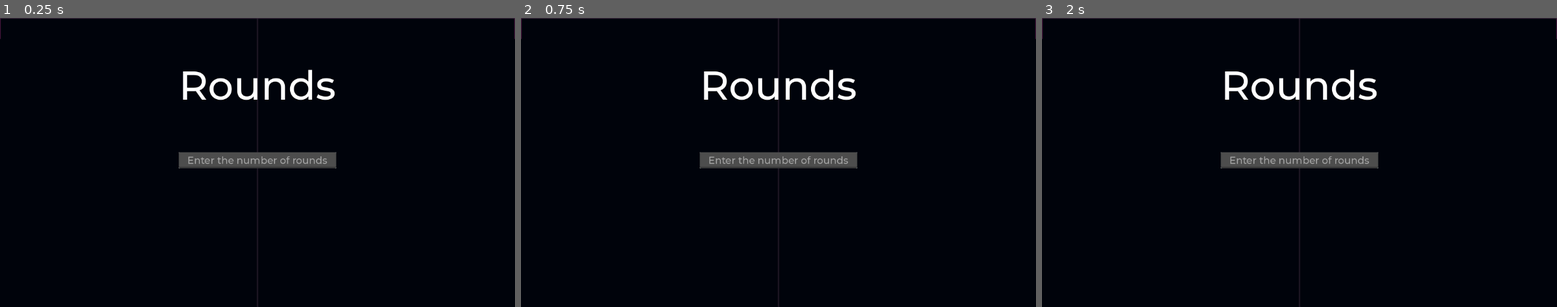
Above: before the commit, frames 1-3 (left to right).
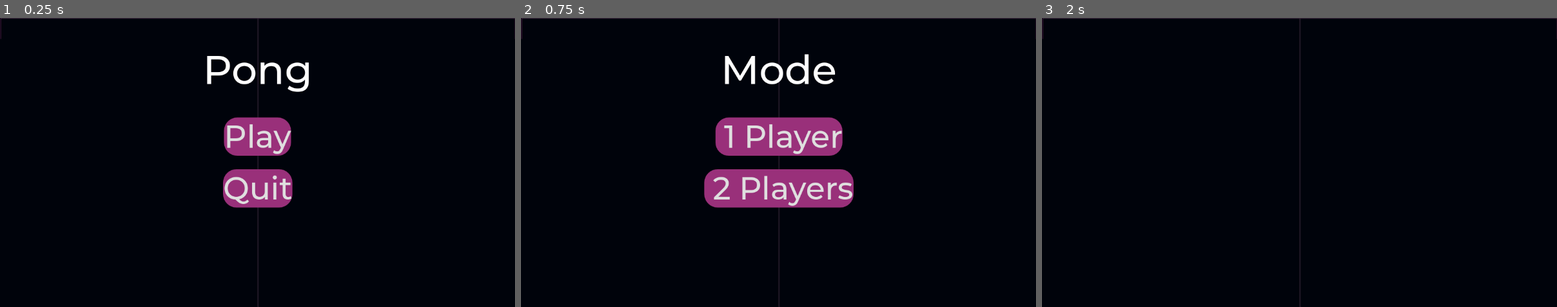
Above: after the commit, the same moments.

Repository: ginocarlo01/PongInGodot
Game: Godot game, scene res://scenes/main.tscn
Two runs of this game, one before a commit and one after it. Both use one fixed random seed, a clock stepped at 60 frames per second and the inputs below.
Inputs (mouse positions are in pixels of both pictures, inside the frame that each line leads up to):
- Up to frame 1 (0.25 s): no input
- Up to frame 2 (0.75 s): click (778, 136) at 0.5 s, where only the run after the commit has a clickable "Play"
- Up to frame 3 (2 s): click (1299, 188) at 1.25 s, where only the run after the commit has a clickable "2 Players"

The runs differ from the first frame. In frame 1, 6.7% of the frame differs, in the area x 0-100%, y 0-66%; in frame 2, 10%; in frame 3, 2.9%.

Commit message:
UI added

Diff:
--- a/new-game-project/project.godot
+++ b/new-game-project/project.godot
@@ -18,6 +18,7 @@
 [autoload]
 
 BgSfx="*res://scenes/bg_sfx.tscn"
+GameParams="*res://singleton/game_parameters.gd"
 
 [input]
 
--- a/new-game-project/scenes/ball.gd
+++ b/new-game-project/scenes/ball.gd
@@ -4,10 +4,18 @@
 signal leftWallSignal
 signal rightWallSignal
 
+signal collided
+
 @export var speed : int
 var newSpeed : int
 @export var accel : int = 25
 @export var possibleDirections := []
+
+@export var easySpeed : int
+@export var normalSpeed : int
+@export var hardSpeed : int
+
+@export var pivotSprite : Node2D
 
 const MAX_Y_VECTOR : float = 0.9
 
@@ -18,11 +26,16 @@
 func _ready() -> void:
 	randomize()
 	canStart = false
-	hide()
-
+	pivotSprite.hide()
 
 func start(pos):
 	randomSpeed()
+	if GameParams.level == 1:
+		speed = easySpeed
+	elif GameParams.level == 2:
+		speed = normalSpeed
+	elif GameParams.level == 3:
+		speed = hardSpeed
 	newSpeed = speed
 	position = pos
 	startPos = pos
@@ -40,6 +53,8 @@
 	direction = possibleDirections[randi() % possibleDirections.size()]
 
 	direction.normalized()
+	pivotSprite.rotation = Vector2(1,0).angle_to(direction)
+	pivotSprite.show()
 
 func _physics_process(delta: float) -> void:
 	if !canStart:
@@ -49,11 +64,15 @@
 	if collision:
 		collider = collision.get_collider()
 		if collider.is_in_group("Player") or collider.is_in_group("Machine"):
+			collided.emit()
 			newSpeed += accel
 			direction = new_direction(collider)
 
 		elif collider.is_in_group("Wall"):
 			direction = direction.bounce(collision.get_normal())
+
+		#pivotSprite.rotate(direction.x)
+		pivotSprite.rotation = Vector2(1,0).angle_to(direction)
 
 
 func new_direction(collider):
@@ -74,8 +93,8 @@
 
 func _on_warner_left_body_entered(body: Node2D) -> void:
 	leftWallSignal.emit()
-	#newBall()
+	pivotSprite.hide()
 
 func _on_warner_right_body_entered(body: Node2D) -> void:
 	rightWallSignal.emit()
-	#newBall()
+	pivotSprite.hide()
--- a/new-game-project/scenes/ball.tscn
+++ b/new-game-project/scenes/ball.tscn
@@ -1,15 +1,24 @@
-[gd_scene load_steps=4 format=3 uid="uid://cqo2r7thliwx"]
+[gd_scene load_steps=5 format=3 uid="uid://cqo2r7thliwx"]
 
 [ext_resource type="Script" path="res://scenes/ball.gd" id="1_kf6pw"]
+[ext_resource type="Texture2D" uid="uid://dudnu1ev3yd8c" path="res://art/BallMotion.png" id="2_0gyu5"]
 [ext_resource type="Texture2D" uid="uid://dskewofm6fnlr" path="res://art/Ball.png" id="2_vij78"]
 
 [sub_resource type="CircleShape2D" id="CircleShape2D_ei6s2"]
 radius = 22.0907
 
-[node name="Ball" type="CharacterBody2D"]
+[node name="Ball" type="CharacterBody2D" node_paths=PackedStringArray("pivotSprite")]
 collision_mask = 2
 script = ExtResource("1_kf6pw")
 possibleDirections = [Vector2(1, 1), Vector2(-1, 1), Vector2(1, -1), Vector2(-1, -1)]
+pivotSprite = NodePath("pivot")
+
+[node name="pivot" type="Node2D" parent="."]
+
+[node name="Effect" type="Sprite2D" parent="pivot"]
+position = Vector2(-14, 0.999999)
+rotation = 0.802009
+texture = ExtResource("2_0gyu5")
 
 [node name="Sprite2D" type="Sprite2D" parent="."]
 texture = ExtResource("2_vij78")
--- a/new-game-project/scenes/bg_sfx.tscn
+++ b/new-game-project/scenes/bg_sfx.tscn
@@ -5,3 +5,4 @@
 [node name="BgSFX" type="AudioStreamPlayer2D"]
 stream = ExtResource("1_nkymo")
 autoplay = true
+parameters/looping = true
--- a/new-game-project/scenes/in_game_ui.gd
+++ b/new-game-project/scenes/in_game_ui.gd
@@ -5,15 +5,13 @@
 @export var startLabel : Label
 @export var startTimer : Timer
 
-func _on_point_manager_point_changed(player: bool, points: int) -> void:
-	if !player:
-		machinePoints.text = str(points)
-	else:
-		playerPoints.text = str(points)
-
 func _process(delta: float) -> void:
 	startLabel.text = str(int(startTimer.time_left)+1)
 
-
 func _on_start_game_timeout() -> void:
 	startLabel.hide()
+
+
+func _on_main_send_points_ui(player: int, machine: int) -> void:
+	machinePoints.text = str(machine)
+	playerPoints.text = str(player)
--- a/new-game-project/scenes/machine.gd
+++ b/new-game-project/scenes/machine.gd
@@ -1,5 +1,9 @@
 class_name Machine
 extends StaticBody2D
+
+@export var easySpeed : int
+@export var normalSpeed : int
+@export var hardSpeed : int
 
 @export var speed : int
 @export var ball : Ball
@@ -12,10 +16,16 @@
 func _ready() -> void:
 	screen_size = get_viewport_rect().size
 	object_size = $CollisionShape2D.shape.get_rect().size
-	hide()
+
 
 func start(pos):
 	position = pos
+	if GameParams.level == 1:
+		speed = easySpeed
+	elif GameParams.level == 2:
+		speed = normalSpeed
+	elif GameParams.level == 3:
+		speed = hardSpeed
 	canMove = true
 	show()
 
@@ -41,7 +51,6 @@
 	else:
 		moveBy = dist
 
-
 	position.y -= moveBy
 
 	position = position.clamp(Vector2.ZERO + Vector2(0, 47) + object_size/2, screen_size - object_size/2)
--- a/new-game-project/scenes/main.gd
+++ b/new-game-project/scenes/main.gd
@@ -1,4 +1,8 @@
+class_name Main
 extends Node2D
+
+signal finished(player : bool, machine :  bool)
+signal sendPointsUI(player : int, machine :  int)
 
 @export var ball : Ball
 @export var player : Player
@@ -13,24 +17,76 @@
 
 @export var startLabel : Label
 
+var roundsCounter : int = 0
+var playerCounter : int = 0
+var machineCounter : int = 0
+
 func _ready() -> void:
+	ball.position = startBallPosition.position
+	player.position = startPlayerPosition.position
+	machine.position = startMachinePosition.position
+
+func startTheGame():
 	startTimer.start()
+	startLabel.show()
+
+	roundsCounter = 0
+	playerCounter = 0
+	machineCounter = 0
+	sendPointsUI.emit(playerCounter, machineCounter)
 
 func _on_start_game_timeout() -> void:
+	setAllObjects(true)
 	ball.start(startBallPosition.position)
 	player.start(startPlayerPosition.position)
 	machine.start(startMachinePosition.position)
-	counterTimer.start()
+	if counterTimer.is_stopped():
+		counterTimer.start()
 
 func _on_ball_2_left_wall_signal() -> void:
-	stopGame()
+	stopGame(false)
 
 func _on_ball_2_right_wall_signal() -> void:
-	stopGame()
+	stopGame(true)
 
-func stopGame():
-	player.canMove = false
-	player.hide()
-	machine.hide()
+func stopGame(playerWon : bool):
+	roundsCounter+=1
+	ball.position = startBallPosition.position
+	player.position = startPlayerPosition.position
+	machine.position = startMachinePosition.position
+
+	if playerWon:
+		playerCounter+=1
+	else:
+		machineCounter+=1
+	sendPointsUI.emit(playerCounter, machineCounter)
+	if checkGameOver():
+		return
+	setAllObjects(false)
+
+
+	startTimer.start()
 	startLabel.show()
-	startTimer.start()
+
+func checkGameOver():
+	if roundsCounter >= GameParams.rounds:
+		counterTimer.stop()
+		if playerCounter > machineCounter:
+			finished.emit(true, false)
+		elif playerCounter < machineCounter:
+			finished.emit(false, true)
+		else:
+			finished.emit(true, true)
+		setAllObjects(false)
+		return true
+	else:
+		return false
+
+func setAllObjects(value : bool):
+	player.set_process(value)
+	player.set_physics_process(value)
+	machine.set_process(value)
+	machine.set_physics_process(value)
+	ball.position = startBallPosition.position
+	ball.set_process(value)
+	ball.set_physics_process(value)
--- a/new-game-project/scenes/main.tscn
+++ b/new-game-project/scenes/main.tscn
@@ -11,6 +11,7 @@
 [ext_resource type="Script" path="res://scenes/in_game_ui.gd" id="5_w6ovs"]
 [ext_resource type="Script" path="res://scenes/time_manager.gd" id="6_2ni01"]
 [ext_resource type="Script" path="res://scenes/sfxManager.gd" id="11_dfy8c"]
+[ext_resource type="Script" path="res://scenes/start_game_ui.gd" id="11_lc26o"]
 [ext_resource type="AudioStream" uid="uid://ch54o3ex70vcx" path="res://sfx/Death.wav" id="11_ncq2n"]
 [ext_resource type="AudioStream" uid="uid://rm4sebhcu1wr" path="res://sfx/good.mp3" id="12_jxriw"]
 [ext_resource type="AudioStream" uid="uid://nbl83ffrf4yu" path="res://sfx/Start.wav" id="14_2ckkn"]
@@ -43,6 +44,7 @@
 corner_radius_bottom_left = 30
 
 [node name="Main" type="Node2D" node_paths=PackedStringArray("ball", "player", "machine", "startBallPosition", "startPlayerPosition", "startMachinePosition", "startTimer", "counterTimer", "startLabel")]
+position = Vector2(1, 0)
 script = ExtResource("1_u8cia")
 ball = NodePath("Ball2")
 player = NodePath("Player")
@@ -66,6 +68,9 @@
 
 [node name="Machine" parent="." node_paths=PackedStringArray("ball") groups=["Machine"] instance=ExtResource("5_fgki7")]
 collision_layer = 8
+easySpeed = 300
+normalSpeed = 450
+hardSpeed = 600
 speed = 300
 ball = NodePath("../Ball2")
 
@@ -73,6 +78,9 @@
 position = Vector2(615, 288)
 collision_mask = 14
 speed = 400
+easySpeed = 400
+normalSpeed = 600
+hardSpeed = 800
 
 [node name="Walls" type="Node2D" parent="."]
 position = Vector2(576, 0)
@@ -211,98 +219,127 @@
 theme_override_font_sizes/font_size = 50
 text = "0"
 
-[node name="MarginContainer" type="MarginContainer" parent="UI"]
+[node name="StartGameUI" type="MarginContainer" parent="UI" node_paths=PackedStringArray("titleCont", "modelCont", "diffCont", "roundsCont", "titleButt", "modeButt", "diffButt", "bgImage", "victCont", "victLabel", "main")]
 layout_mode = 0
 offset_right = 1152.0
 offset_bottom = 648.0
-
-[node name="TextureRect" type="TextureRect" parent="UI/MarginContainer"]
+script = ExtResource("11_lc26o")
+titleCont = NodePath("Title")
+modelCont = NodePath("ModeLabel")
+diffCont = NodePath("DifficultyLabel")
+roundsCont = NodePath("Rounds")
+titleButt = NodePath("Buttons")
+modeButt = NodePath("Mode2")
+diffButt = NodePath("Difficulty")
+bgImage = NodePath("TextureRect")
+victCont = NodePath("Victory")
+victLabel = NodePath("Victory/Label")
+main = NodePath("../..")
+
+[node name="TextureRect" type="TextureRect" parent="UI/StartGameUI"]
+visible = false
 layout_mode = 2
 texture = ExtResource("3_uoxx2")
 
-[node name="Title" type="VBoxContainer" parent="UI/MarginContainer"]
+[node name="Title" type="VBoxContainer" parent="UI/StartGameUI"]
 visible = false
 layout_mode = 2
 size_flags_horizontal = 4
 size_flags_vertical = 0
 theme_override_constants/separation = 60
 
-[node name="Control" type="Control" parent="UI/MarginContainer/Title"]
-layout_mode = 2
-
-[node name="Label" type="Label" parent="UI/MarginContainer/Title"]
+[node name="Control" type="Control" parent="UI/StartGameUI/Title"]
+layout_mode = 2
+
+[node name="Label" type="Label" parent="UI/StartGameUI/Title"]
 layout_mode = 2
 size_flags_horizontal = 4
 theme_override_font_sizes/font_size = 90
 text = "Pong
 "
 
-[node name="ModeLabel" type="VBoxContainer" parent="UI/MarginContainer"]
-visible = false
+[node name="Victory" type="VBoxContainer" parent="UI/StartGameUI"]
 layout_mode = 2
 size_flags_horizontal = 4
 size_flags_vertical = 0
 theme_override_constants/separation = 60
 
-[node name="Control" type="Control" parent="UI/MarginContainer/ModeLabel"]
-layout_mode = 2
-
-[node name="Label" type="Label" parent="UI/MarginContainer/ModeLabel"]
+[node name="Control" type="Control" parent="UI/StartGameUI/Victory"]
+layout_mode = 2
+
+[node name="Label" type="Label" parent="UI/StartGameUI/Victory"]
+layout_mode = 2
+size_flags_horizontal = 4
+theme_override_font_sizes/font_size = 90
+text = "Player 1 has won!"
+
+[node name="ModeLabel" type="VBoxContainer" parent="UI/StartGameUI"]
+visible = false
+layout_mode = 2
+size_flags_horizontal = 4
+size_flags_vertical = 0
+theme_override_constants/separation = 60
+
+[node name="Control" type="Control" parent="UI/StartGameUI/ModeLabel"]
+layout_mode = 2
+
+[node name="Label" type="Label" parent="UI/StartGameUI/ModeLabel"]
 layout_mode = 2
 size_flags_horizontal = 4
 theme_override_font_sizes/font_size = 90
 text = "Mode
 "
 
-[node name="DifficultyLabel" type="VBoxContainer" parent="UI/MarginContainer"]
+[node name="DifficultyLabel" type="VBoxContainer" parent="UI/StartGameUI"]
 visible = false
 layout_mode = 2
 size_flags_horizontal = 4
 size_flags_vertical = 0
 theme_override_constants/separation = 30
 
-[node name="Control" type="Control" parent="UI/MarginContainer/DifficultyLabel"]
-layout_mode = 2
-
-[node name="Label" type="Label" parent="UI/MarginContainer/DifficultyLabel"]
+[node name="Control" type="Control" parent="UI/StartGameUI/DifficultyLabel"]
+layout_mode = 2
+
+[node name="Label" type="Label" parent="UI/StartGameUI/DifficultyLabel"]
 layout_mode = 2
 size_flags_horizontal = 4
 theme_override_font_sizes/font_size = 90
 text = "Mode
 "
 
-[node name="Rounds" type="VBoxContainer" parent="UI/MarginContainer"]
+[node name="Rounds" type="VBoxContainer" parent="UI/StartGameUI"]
+visible = false
 layout_mode = 2
 size_flags_horizontal = 4
 size_flags_vertical = 0
 theme_override_constants/separation = 95
 
-[node name="Control" type="Control" parent="UI/MarginContainer/Rounds"]
-layout_mode = 2
-
-[node name="Label" type="Label" parent="UI/MarginContainer/Rounds"]
+[node name="Control" type="Control" parent="UI/StartGameUI/Rounds"]
+layout_mode = 2
+
+[node name="Label" type="Label" parent="UI/StartGameUI/Rounds"]
 layout_mode = 2
 size_flags_horizontal = 4
 theme_override_font_sizes/font_size = 90
 text = "Rounds"
 
-[node name="PanelContainer" type="PanelContainer" parent="UI/MarginContainer/Rounds"]
+[node name="PanelContainer" type="PanelContainer" parent="UI/StartGameUI/Rounds"]
 layout_mode = 2
 theme_override_styles/panel = SubResource("StyleBoxFlat_xee4p")
 
-[node name="LineEdit" type="LineEdit" parent="UI/MarginContainer/Rounds/PanelContainer"]
-layout_mode = 2
+[node name="LineEdit" type="LineEdit" parent="UI/StartGameUI/Rounds/PanelContainer"]
+layout_mode = 2
+theme_override_font_sizes/font_size = 0
 placeholder_text = "Enter the number of rounds"
 alignment = 1
 
-[node name="Buttons" type="VBoxContainer" parent="UI/MarginContainer"]
-visible = false
+[node name="Buttons" type="VBoxContainer" parent="UI/StartGameUI"]
 layout_mode = 2
 size_flags_horizontal = 4
 size_flags_vertical = 4
 theme_override_constants/separation = 30
 
-[node name="Button" type="Button" parent="UI/MarginContainer/Buttons"]
+[node name="Play" type="Button" parent="UI/StartGameUI/Buttons"]
 layout_mode = 2
 size_flags_horizontal = 4
 size_flags_vertical = 4
@@ -311,7 +348,7 @@
 theme_override_styles/normal = SubResource("StyleBoxFlat_07fdl")
 text = "Play"
 
-[node name="Button2" type="Button" parent="UI/MarginContainer/Buttons"]
+[node name="Quit" type="Button" parent="UI/StartGameUI/Buttons"]
 layout_mode = 2
 size_flags_horizontal = 4
 size_flags_vertical = 4
@@ -321,14 +358,14 @@
 text = "Quit
 "
 
-[node name="Mode2" type="VBoxContainer" parent="UI/MarginContainer"]
+[node name="Mode2" type="VBoxContainer" parent="UI/StartGameUI"]
 visible = false
 layout_mode = 2
 size_flags_horizontal = 4
 size_flags_vertical = 4
 theme_override_constants/separation = 30
 
-[node name="1Player" type="Button" parent="UI/MarginContainer/Mode2"]
+[node name="1Player" type="Button" parent="UI/StartGameUI/Mode2"]
 layout_mode = 2
 size_flags_horizontal = 4
 size_flags_vertical = 4
@@ -337,7 +374,7 @@
 theme_override_styles/normal = SubResource("StyleBoxFlat_07fdl")
 text = " 1 Player"
 
-[node name="2Players" type="Button" parent="UI/MarginContainer/Mode2"]
+[node name="2Players" type="Button" parent="UI/StartGameUI/Mode2"]
 layout_mode = 2
 size_flags_horizontal = 4
 size_flags_vertical = 4
@@ -346,14 +383,14 @@
 theme_override_styles/normal = SubResource("StyleBoxFlat_07fdl")
 text = " 2 Players"
 
-[node name="Difficulty" type="VBoxContainer" parent="UI/MarginContainer"]
+[node name="Difficulty" type="VBoxContainer" parent="UI/StartGameUI"]
 visible = false
 layout_mode = 2
 size_flags_horizontal = 4
 size_flags_vertical = 4
 theme_override_constants/separation = 30
 
-[node name="Easy" type="Button" parent="UI/MarginContainer/Difficulty"]
+[node name="Easy" type="Button" parent="UI/StartGameUI/Difficulty"]
 layout_mode = 2
 size_flags_horizontal = 4
 size_flags_vertical = 4
@@ -362,7 +399,7 @@
 theme_override_styles/normal = SubResource("StyleBoxFlat_07fdl")
 text = "Easy"
 
-[node name="Normal" type="Button" parent="UI/MarginContainer/Difficulty"]
+[node name="Normal" type="Button" parent="UI/StartGameUI/Difficulty"]
 layout_mode = 2
 size_flags_horizontal = 4
 size_flags_vertical = 4
@@ -371,7 +408,7 @@
 theme_override_styles/normal = SubResource("StyleBoxFlat_07fdl")
 text = "Normal"
 
-[node name="Hard" type="Button" parent="UI/MarginContainer/Difficulty"]
+[node name="Hard" type="Button" parent="UI/StartGameUI/Difficulty"]
 layout_mode = 2
 size_flags_horizontal = 4
 size_flags_vertical = 4
@@ -386,9 +423,13 @@
 wait_time = 3.0
 one_shot = true
 
-[node name="SFX" type="Node2D" parent="."]
+[node name="SFX" type="Node2D" parent="." node_paths=PackedStringArray("deathSFX", "victorySFX", "startSFX", "hitSFX")]
 position = Vector2(100, 324)
 script = ExtResource("11_dfy8c")
+deathSFX = NodePath("Death")
+victorySFX = NodePath("Victory")
+startSFX = NodePath("Start")
+hitSFX = NodePath("Hit")
 
 [node name="Death" type="AudioStreamPlayer2D" parent="SFX"]
 stream = ExtResource("11_ncq2n")
@@ -402,14 +443,30 @@
 [node name="Hit" type="AudioStreamPlayer2D" parent="SFX"]
 stream = ExtResource("15_654g0")
 
+[connection signal="finished" from="." to="TimeManager" method="_on_main_finished"]
+[connection signal="finished" from="." to="UI/InGameUI" method="_on_main_finished"]
+[connection signal="finished" from="." to="UI/StartGameUI" method="_on_main_finished"]
+[connection signal="sendPointsUI" from="." to="UI/InGameUI" method="_on_main_send_points_ui"]
+[connection signal="collided" from="Ball2" to="SFX" method="_on_ball_2_collided"]
 [connection signal="leftWallSignal" from="Ball2" to="." method="_on_ball_2_left_wall_signal"]
 [connection signal="leftWallSignal" from="Ball2" to="PointManager" method="_on_ball_2_left_wall_signal"]
 [connection signal="leftWallSignal" from="Ball2" to="UI/InGameUI" method="_on_ball_2_left_wall_signal"]
+[connection signal="leftWallSignal" from="Ball2" to="SFX" method="_on_ball_2_left_wall_signal"]
 [connection signal="rightWallSignal" from="Ball2" to="." method="_on_ball_2_right_wall_signal"]
 [connection signal="rightWallSignal" from="Ball2" to="PointManager" method="_on_ball_2_right_wall_signal"]
+[connection signal="rightWallSignal" from="Ball2" to="SFX" method="_on_ball_2_right_wall_signal"]
 [connection signal="body_entered" from="Walls/WarnerLeft" to="Ball2" method="_on_warner_left_body_entered"]
 [connection signal="body_entered" from="Walls/WarnerRight" to="Ball2" method="_on_warner_right_body_entered"]
 [connection signal="pointChanged" from="PointManager" to="UI/InGameUI" method="_on_point_manager_point_changed"]
+[connection signal="text_submitted" from="UI/StartGameUI/Rounds/PanelContainer/LineEdit" to="UI/StartGameUI" method="_on_line_edit_text_submitted"]
+[connection signal="text_submitted" from="UI/StartGameUI/Rounds/PanelContainer/LineEdit" to="SFX" method="_on_line_edit_text_submitted"]
+[connection signal="pressed" from="UI/StartGameUI/Buttons/Play" to="UI/StartGameUI" method="_on_button_pressed"]
+[connection signal="pressed" from="UI/StartGameUI/Buttons/Quit" to="UI/StartGameUI" method="_on_button_2_pressed"]
+[connection signal="pressed" from="UI/StartGameUI/Mode2/1Player" to="UI/StartGameUI" method="_on_player_pressed"]
+[connection signal="pressed" from="UI/StartGameUI/Mode2/2Players" to="UI/StartGameUI" method="_on_players_pressed"]
+[connection signal="pressed" from="UI/StartGameUI/Difficulty/Easy" to="UI/StartGameUI" method="_on_easy_pressed"]
+[connection signal="pressed" from="UI/StartGameUI/Difficulty/Normal" to="UI/StartGameUI" method="_on_normal_pressed"]
+[connection signal="pressed" from="UI/StartGameUI/Difficulty/Hard" to="UI/StartGameUI" method="_on_hard_pressed"]
 [connection signal="timeout" from="TimeCounter" to="TimeManager" method="_on_time_counter_timeout"]
 [connection signal="timeout" from="StartGame" to="." method="_on_start_game_timeout"]
 [connection signal="timeout" from="StartGame" to="UI/InGameUI" method="_on_start_game_timeout"]
--- a/new-game-project/scenes/player.gd
+++ b/new-game-project/scenes/player.gd
@@ -12,7 +12,7 @@
 	screen_size = get_viewport_rect().size
 
 	object_size = $CollisionShape2D.shape.get_rect().size
-	hide()
+
 
 func start(pos):
 	position = pos
--- a/new-game-project/scenes/sfxManager.gd
+++ b/new-game-project/scenes/sfxManager.gd
@@ -4,3 +4,15 @@
 @export var victorySFX : AudioStreamPlayer2D
 @export var startSFX : AudioStreamPlayer2D
 @export var hitSFX : AudioStreamPlayer2D
+
+func _on_ball_2_collided() -> void:
+	hitSFX.play()
+
+func _on_ball_2_left_wall_signal() -> void:
+	deathSFX.play()
+
+func _on_ball_2_right_wall_signal() -> void:
+	victorySFX.play()
+
+func _on_line_edit_text_submitted(new_text: String) -> void:
+	startSFX.play()
--- /dev/null
+++ b/new-game-project/scenes/start_game_ui.gd
@@ -0,0 +1,93 @@
+extends MarginContainer
+
+@export var titleCont : VBoxContainer
+@export var modelCont : VBoxContainer
+@export var diffCont : VBoxContainer
+
+@export var roundsCont : VBoxContainer
+
+@export var titleButt : VBoxContainer
+@export var modeButt : VBoxContainer
+@export var diffButt : VBoxContainer
+@export var bgImage : Control
+
+@export var victCont : VBoxContainer
+@export var victLabel : Label
+
+@export var main : Main
+
+func _ready() -> void:
+	titleCont.show()
+	titleButt.show()
+	victLabel.text = ""
+	bgImage.show()
+	modelCont.hide()
+	modeButt.hide()
+	diffCont.hide()
+	diffButt.hide()
+	roundsCont.hide()
+
+func _on_button_pressed() -> void:
+	titleCont.hide()
+	titleButt.hide()
+	victLabel.text = ""
+
+	modelCont.show()
+	modeButt.show()
+
+func _on_button_2_pressed() -> void:
+	get_tree().quit()
+
+
+func _on_player_pressed() -> void:
+	modelCont.hide()
+	modeButt.hide()
+
+
+	diffCont.show()
+	diffButt.show()
+
+func _on_players_pressed() -> void:
+	modelCont.hide()
+	modeButt.hide()
+
+
+
+func _on_easy_pressed() -> void:
+	GameParams.level = 1
+	diffCont.hide()
+	diffButt.hide()
+	roundsCont.show()
+
+func _on_normal_pressed() -> void:
+	GameParams.level = 2
+	diffCont.hide()
+	diffButt.hide()
+	roundsCont.show()
+
+func _on_hard_pressed() -> void:
+	GameParams.level = 3
+	diffCont.hide()
+	diffButt.hide()
+	roundsCont.show()
+
+
+func _on_line_edit_text_submitted(new_text: String) -> void:
+	GameParams.rounds = int(new_text)
+	roundsCont.hide()
+	bgImage.hide()
+	main.startTheGame()
+
+func victory(playerWon : bool, machineWon : bool):
+	bgImage.show()
+	titleButt.show()
+	if playerWon and !machineWon:
+		victLabel.text = "Player 1 has won!"
+	elif !playerWon and machineWon:
+		victLabel.text = "Player 2 has won!"
+	else:
+		victLabel.text = "Everybody won!"
+
+
+func _on_main_finished(player: bool, machine: bool) -> void:
+	victory(player, machine)
--- a/new-game-project/scenes/time_manager.gd
+++ b/new-game-project/scenes/time_manager.gd
@@ -9,3 +9,7 @@
 func _on_time_counter_timeout() -> void:
 	timePassed += 1
 	timeLabel.text = str(floor(timePassed / 60)).pad_zeros(2) + ":" + str(timePassed % 60).pad_zeros(2)
+
+func _on_main_finished(player: bool, machine: bool) -> void:
+	timePassed = 0
+	timeLabel.text = str(floor(timePassed / 60)).pad_zeros(2) + ":" + str(timePassed % 60).pad_zeros(2)
--- /dev/null
+++ b/new-game-project/singleton/game_parameters.gd
@@ -0,0 +1,4 @@
+extends Node
+
+var level := 0
+var rounds := 0
Not shown: 1 places in new-game-project/scenes/main.tscn that only renumber resources
